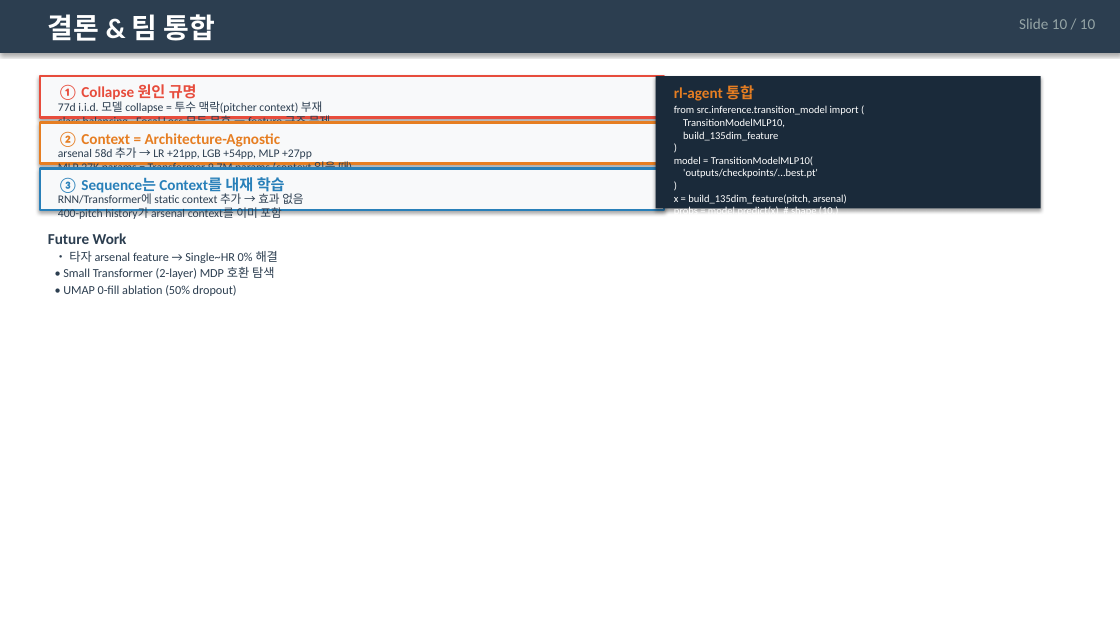
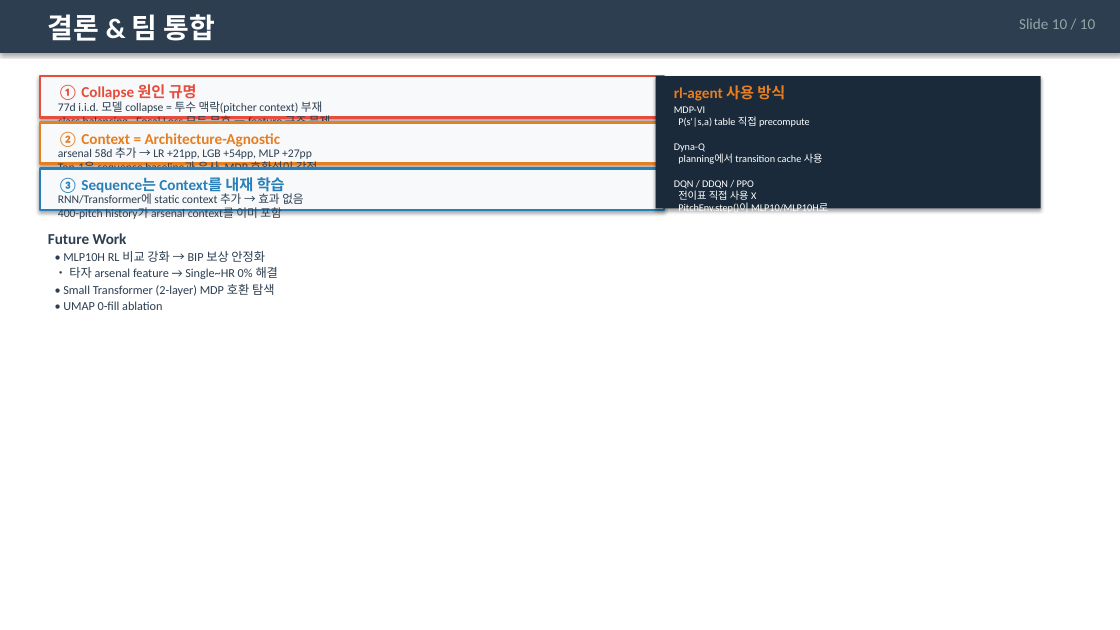
Before and after one commit to Pitcheezy/transition-models, a slide deck: slide 10 of outputs/SmartPitch_TransitionModels_Presentation.pptx. Drawn at 1120x630 pixels with LibreOffice and Linux fonts; fonts in the diff are those of the drawing. Boxes give left, top, right and bottom in pixels: in the first picture for what was removed or moved away, otherwise in the second. Text is boxed around its words. In the diff, an @@ line names an element or a change of style, - is before the commit and + after.

```diff
--- a/outputs/SmartPitch_TransitionModels_Presentation.pptx
+++ b/outputs/SmartPitch_TransitionModels_Presentation.pptx
@@ text at (x1=674, y1=85, x2=785, y2=101): text changed @@
-rl-agent 통합
+rl-agent 사용 방식
@@ text at (x1=674, y1=106, x2=828, y2=215): text changed; size 9 to 8.8 pt @@
-from src.inference.transition_model import (
-TransitionModelMLP10,
-build_135dim_feature
-)
-model = TransitionModelMLP10(
-'outputs/checkpoints/...best.pt'
-)
-x = build_135dim_feature(pitch, arsenal)
-probs = model.predict(x) # shape (10,)
+MDP-VI
+P(s'|s,a) table 직접 precompute
+Dyna-Q
+planning에서 transition cache 사용
+DQN / DDQN / PPO
+전이표 직접 사용 X
+PitchEnv.step()이 MLP10/MLP10H로
+outcome을 샘플링
@@ text at (x1=58, y1=147, x2=317, y2=175): text changed @@
-arsenal 58d 추가 → LR +21pp, LGB +54pp, MLP +27pp
-MLP 27K params = Transformer 9.7M params (context 있을 때)
+arsenal 58d 추가 → LR +21pp, LGB +54pp, MLP +27pp
+Top-1은 sequence baseline과 유사, MDP 호환성이 강점
@@ text "• 타자 arsenal feature → ..." moved from (x1=69, y1=251, x2=278, y2=263) to (x1=69, y1=267, x2=278, y2=279) @@
@@ text added at (x1=63, y1=251, x2=265, y2=262), 10.5 pt, text #2C3E50 @@
+• MLP10H RL 비교 강화 → BIP 보상 안정화
@@ text "• Small Transformer (2-layer) MDP ..." moved from (x1=63, y1=267, x2=274, y2=279) to (x1=63, y1=284, x2=274, y2=296) @@
@@ text at (x1=63, y1=301, x2=162, y2=310): text changed @@
-• UMAP 0-fill ablation (50% dropout)
+• UMAP 0-fill ablation
```
Also in this commit, not shown: 5 other slides changed, 4 other files.
